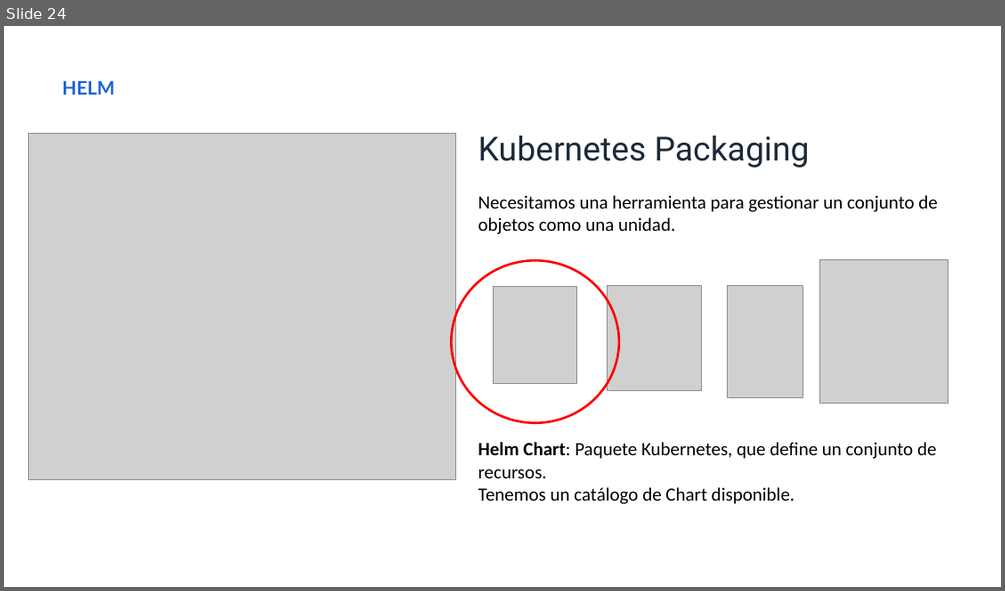
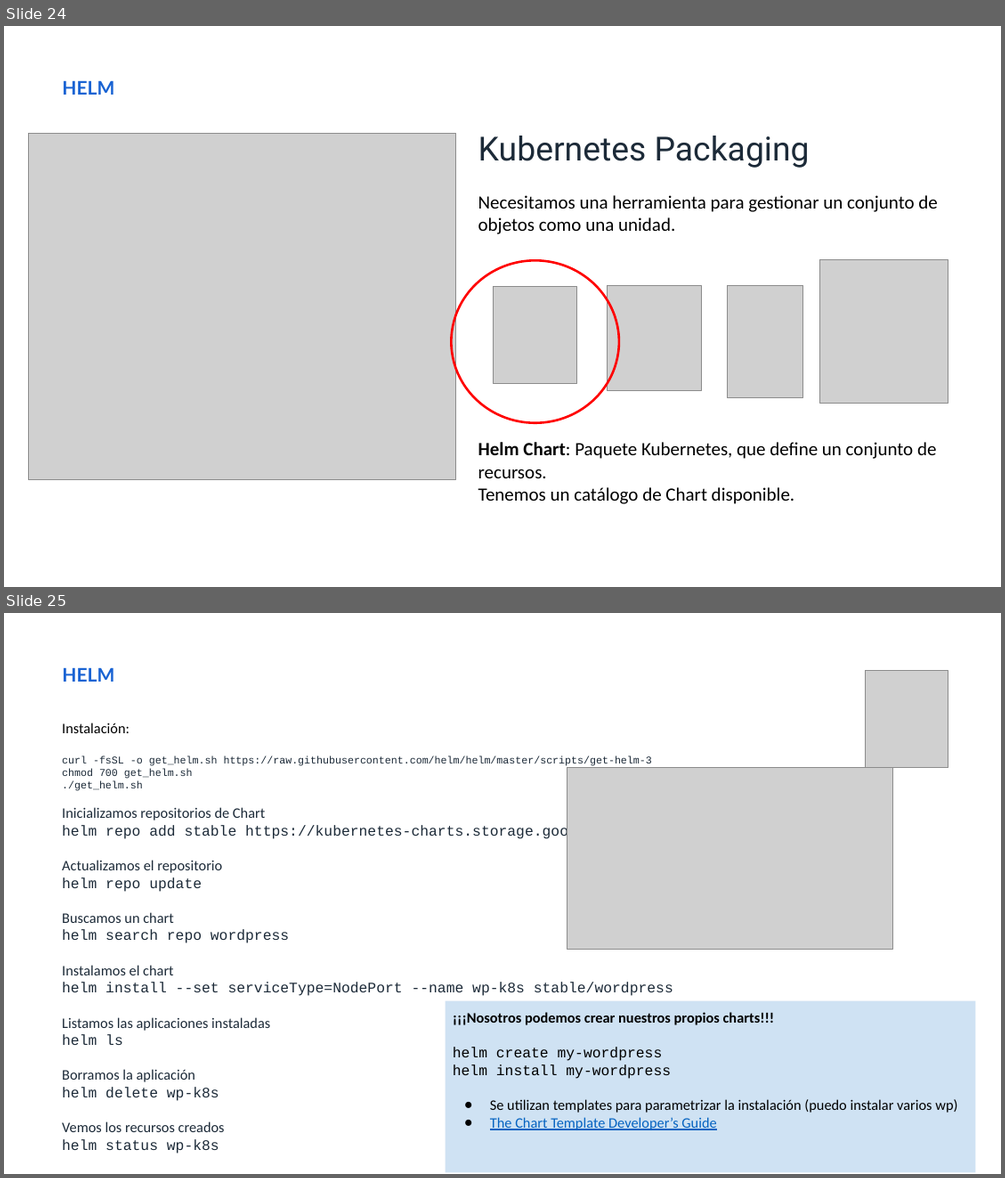
Before and after one commit to iesgn/curso_kubernetes_2020, a slide deck: unidad4/presentacion_unidad4.odp. Shown one above the other, each under a label of ours: slide 24 before the commit, slides 24 and 25 after it. The pictures are 1005x591 and 1005x1178 pixels, drawn with LibreOffice and Linux fonts; fonts in the diff are those of the drawing; grey boxes stand for pictures. Boxes give left, top, right and bottom in pixels: in the first picture for what was removed or moved away, otherwise in the second. Text is boxed around its words. In the diff, an @@ line names an element or a change of style, - is before the commit and + after.

Commit message:
Ejemplo de helm

```diff
--- a/unidad4/presentacion_unidad4.odp
+++ b/unidad4/presentacion_unidad4.odp
@@ slide 25 added at (4, 613, 1001, 1174), background #FFFFFF @@
@@ text added at (62, 667, 114, 682), 18 pt, text #1963D3, bold @@
+HELM
@@ picture added at (865, 671, 947, 768) @@
@@ text added at (62, 722, 673, 1153), 14 pt, text #1C2A38 @@
+Instalación:
+curl -fsSL -o get_helm.sh https://raw.githubusercontent.com/helm/helm/master/scripts/get-helm-3
+chmod 700 get_helm.sh
+./get_helm.sh
+Inicializamos repositorios de Chart
+helm repo add stable https://kubernetes-charts.storage.googleapis.com/
+Actualizamos el repositorio
+helm repo update
+Buscamos un chart
+helm search repo wordpress
+Instalamos el chart
+helm install --set serviceType=NodePort --name wp-k8s stable/wordpress
+Listamos las aplicaciones instaladas
+helm ls
+Borramos la aplicación
+helm delete wp-k8s
+Vemos los recursos creados
+helm status wp-k8s
@@ picture added at (567, 768, 893, 949) @@
@@ rectangle added at (445, 1001, 975, 1172), fill #CFE2F3, 14 pt, text #000000 @@
+¡¡¡Nosotros podemos crear nuestros propios charts!!!
+helm create my-wordpress
+helm install my-wordpress
+● Se utilizan templates para parametrizar la instalación (puedo instalar varios wp)
+● The Chart Template Developer’s Guide
```
Also in this commit, not shown: 1 other file.
